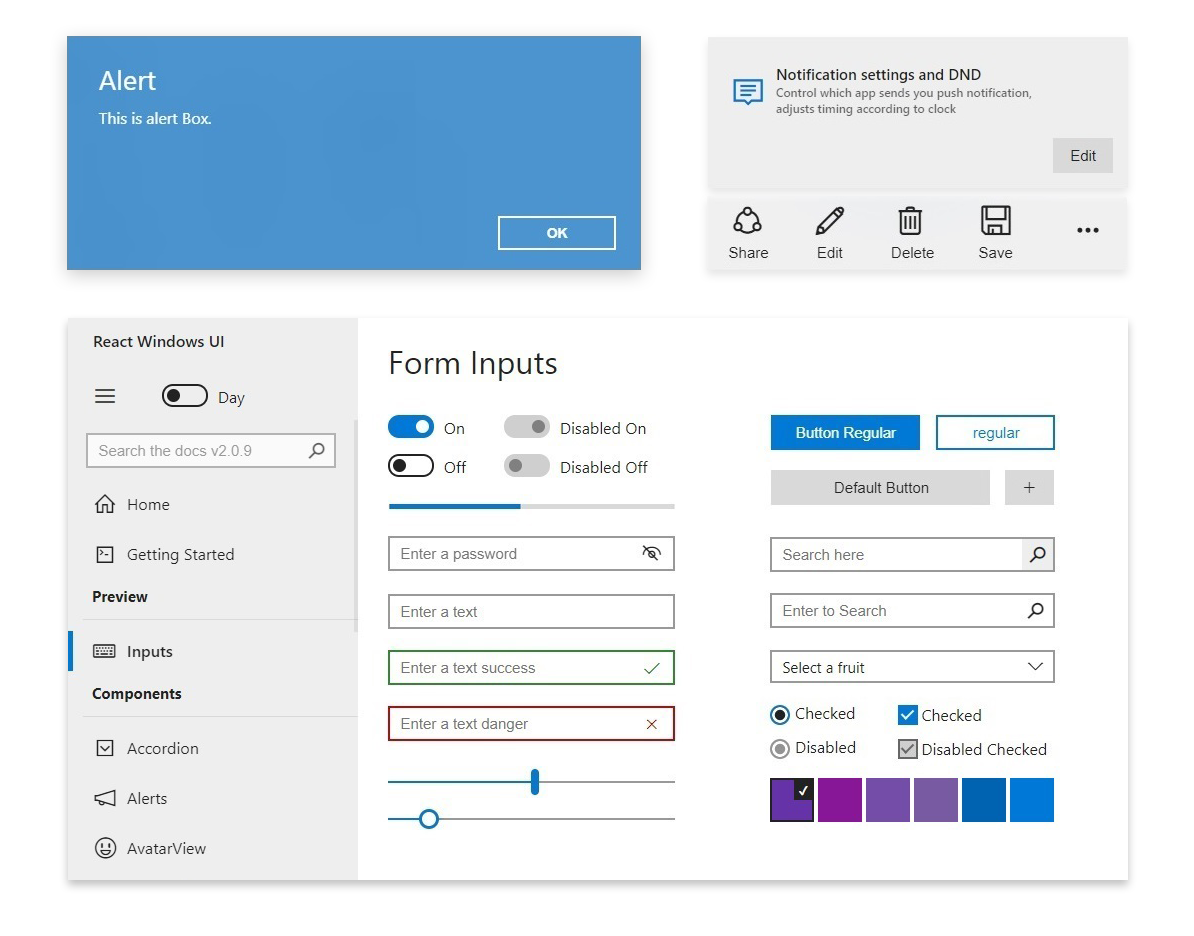
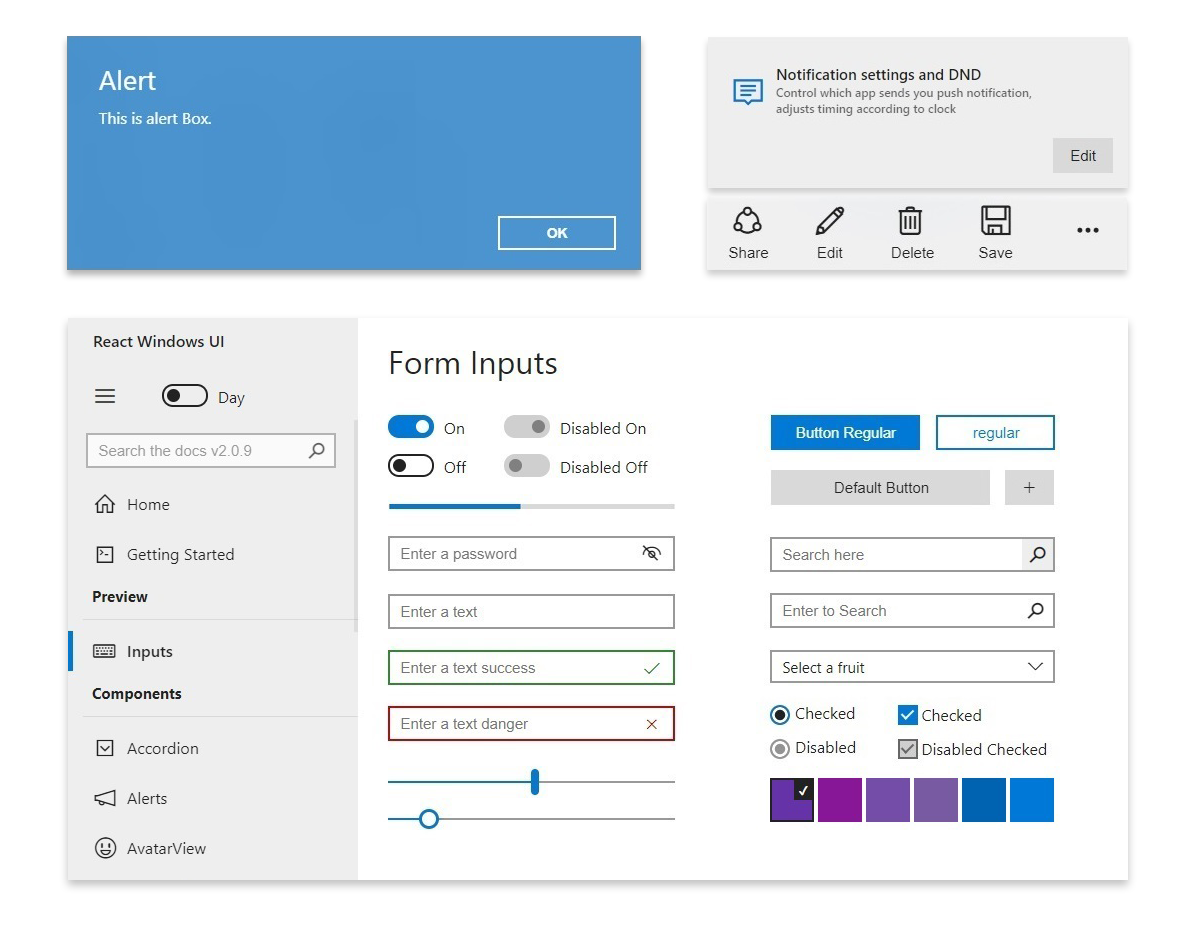
Before/after of a 1194×936 layered artwork. What changed in the layer stack:
pixels changed over [53, 27, 1132, 289] (layer not identified)
